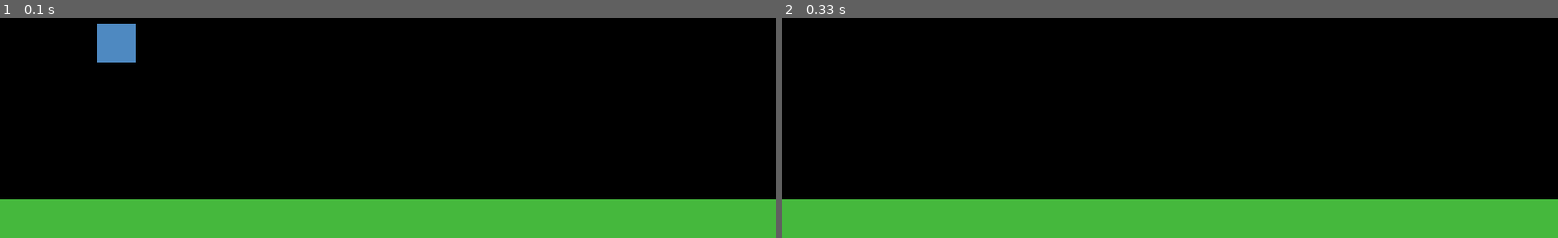
Above: before the commit, frames 1-2 (left to right).
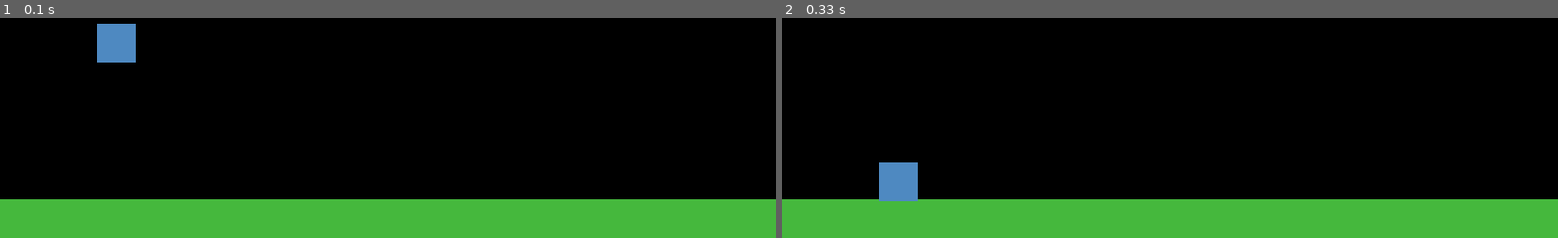
Above: after the commit, the same moments.

Repository: pablolupo84/projetc_pygame
Game: pygame game, started from main.py
Two runs of this game, one before a commit and one after it. Both use one fixed random seed, a clock stepped at 60 frames per second and the inputs below.
Inputs:
- Up to frame 1 (0.1 s): no input
- Up to frame 2 (0.33 s): no input

Frame 1 is identical in both runs. In frame 2, 0.9% of the frame differs, in the area x 12-18%, y 65-84%.

Commit message:
Deteniendo la caida

Diff:
--- a/game/game.py
+++ b/game/game.py
@@ -53,5 +53,7 @@
 
         self.sprites.update()
 
+        self.player.validate_platform(self.platform)
+
     def stop(self):
         pass
--- a/game/player.py
+++ b/game/player.py
@@ -17,6 +17,12 @@
         self.pos_y=self.rect.bottom
         self.vel_y=0
 
+    def validate_platform(self,platform):
+        result=pygame.sprite.collide_rect(self,platform)
+        if result:
+            self.vel_y=0
+            self.pos_y=platform.rect.top
+
     def update_pos(self):
         self.vel_y += 1.2
         self.pos_y+=self.vel_y +0.5*PLAYER_GRAV
